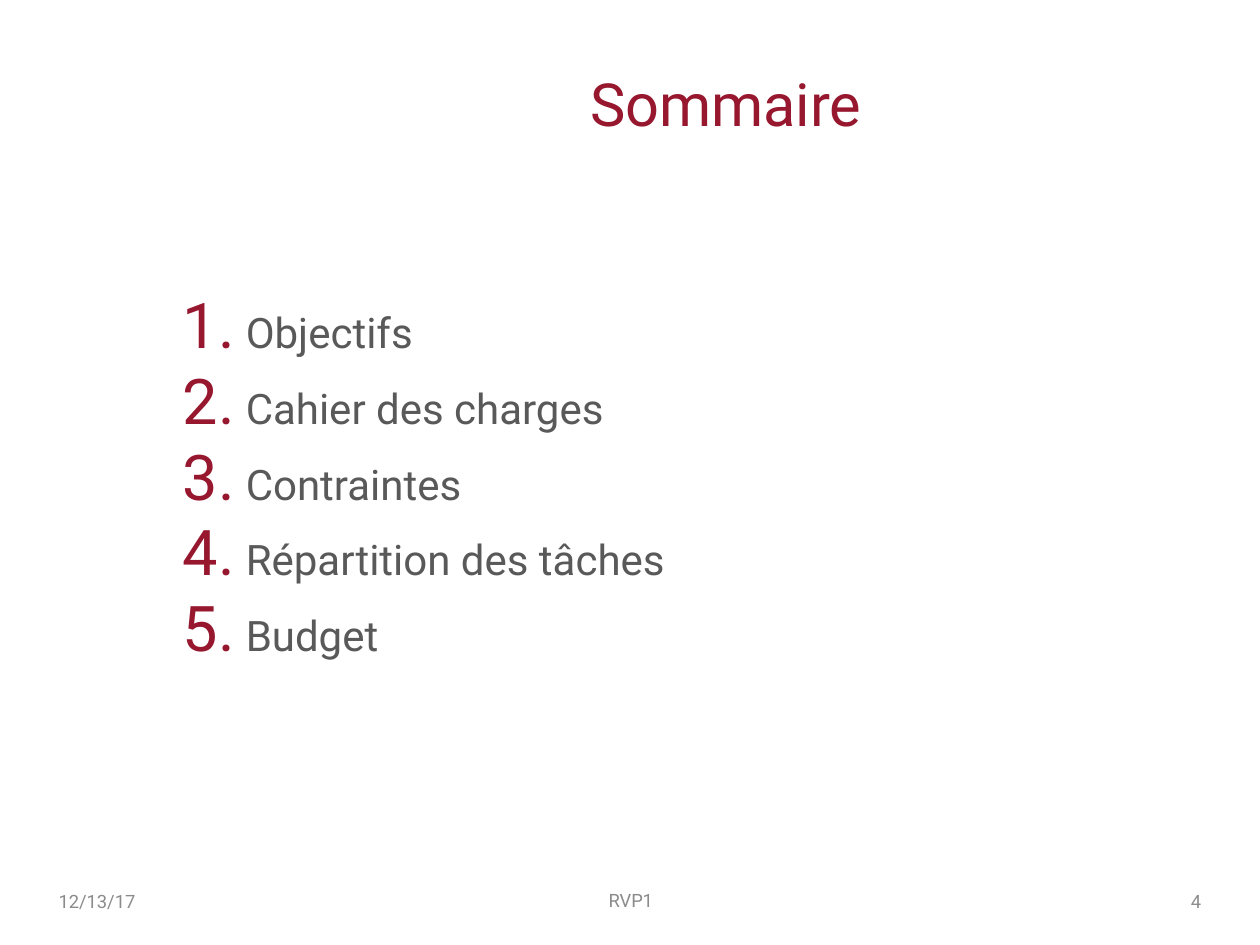
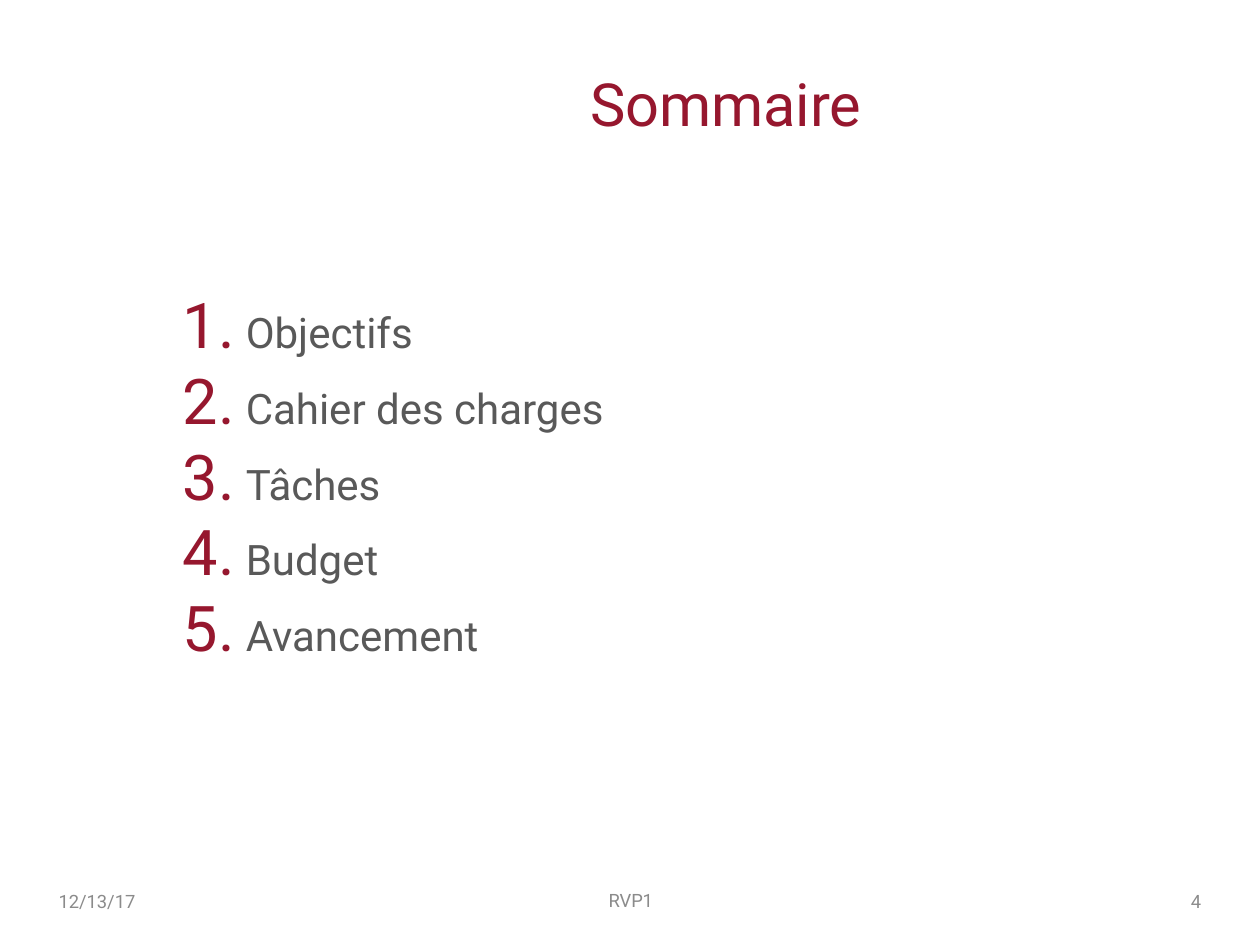
Before and after one commit to PingouinsECL/documents, a slide deck: slide 4 of RVP1.pptx. Drawn at 1260x945 pixels with LibreOffice and Linux fonts; fonts in the diff are those of the drawing; background and template pictures are left out. Boxes give left, top, right and bottom in pixels: in the first picture for what was removed or moved away, otherwise in the second. Text is boxed around its words. In the diff, an @@ line names an element or a change of style, - is before the commit and + after.

```diff
--- a/RVP1.pptx
+++ b/RVP1.pptx
@@ text at (246,468,381,501): text changed @@
-    3. Contraintes
-    4. Répartition des tâches
+    3. Tâches
@@ text at (246,621,479,652): paragraph added @@
+    5. Avancement
```
Also in this commit, not shown: 2 other slides changed.
